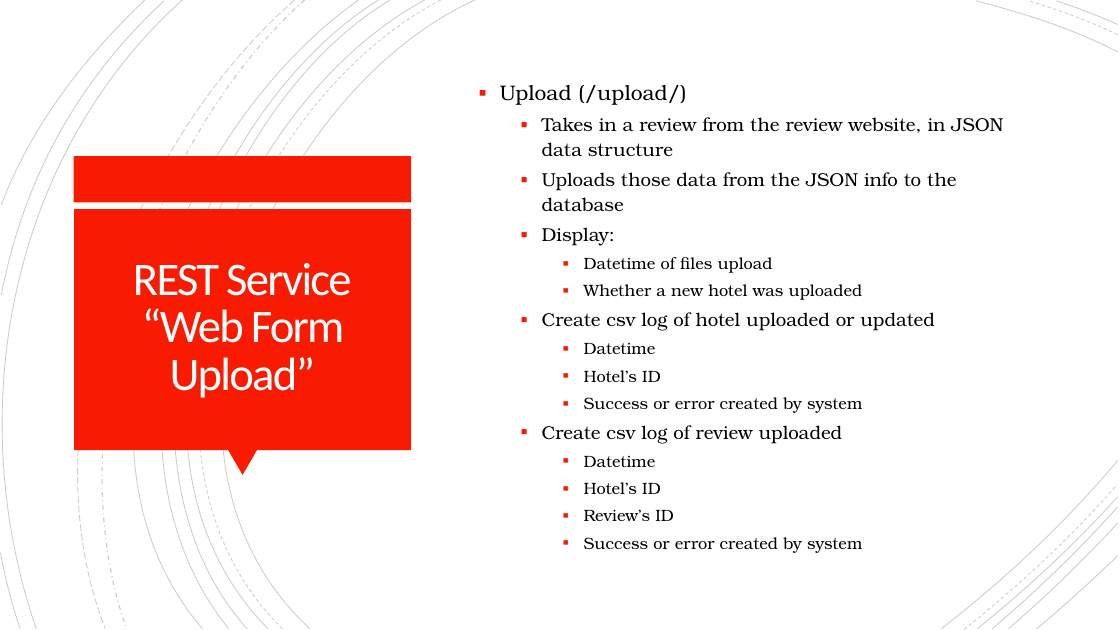
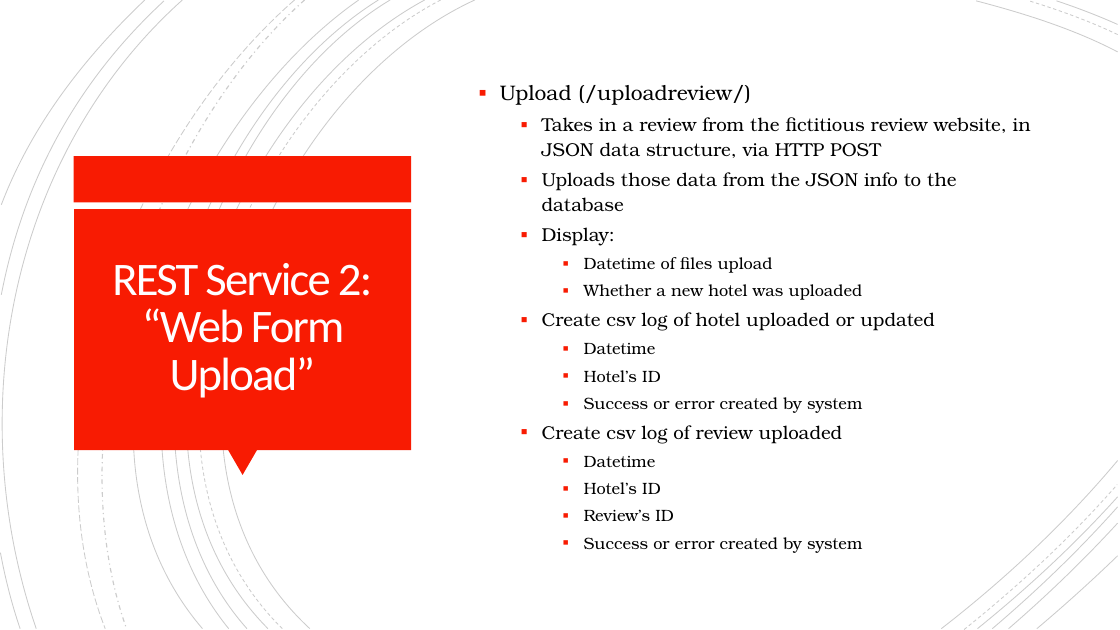
Before and after one commit to anhainguyen82/Database_Final_Project, a slide deck: slide 11 of MSDS_7330_Final_Term_Project.pptx (slide 7 before the commit). Drawn at 1120x630 pixels with LibreOffice and Linux fonts; fonts in the diff are those of the drawing. Boxes give left, top, right and bottom in pixels: in the first picture for what was removed or moved away, otherwise in the second. Text is boxed around its words. In the diff, an @@ line names an element or a change of style, - is before the commit and + after.

Commit message:
Update MSDS_7330_Final_Term_Project.pptx
Updated with Tori's additions to the REST service

```diff
--- a/MSDS_7330_Final_Term_Project.pptx
+++ b/MSDS_7330_Final_Term_Project.pptx
@@ text at box(500, 85, 1031, 158): text changed @@
-▪ Upload (/upload/)
-  ▪ Takes in a review from the review website, in JSON data structure
+▪ Upload (/uploadreview/)
+  ▪ Takes in a review from the fictitious review website, in JSON data structure, via HTTP POST
@@ title at box(112, 263, 372, 398): text changed @@
-REST Service
-“Web Form Upload”
+REST Service 2:
+“Web Form Upload”
```
Also in this commit, not shown: 2 other slides changed, 6 slides added.
